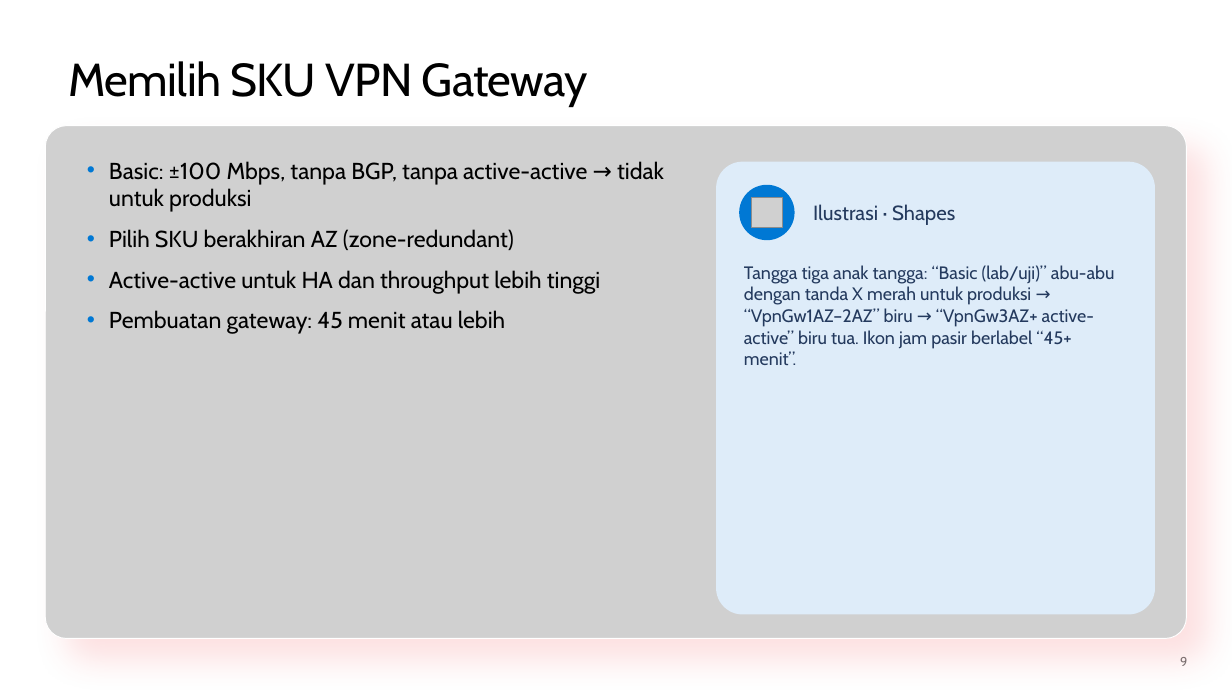
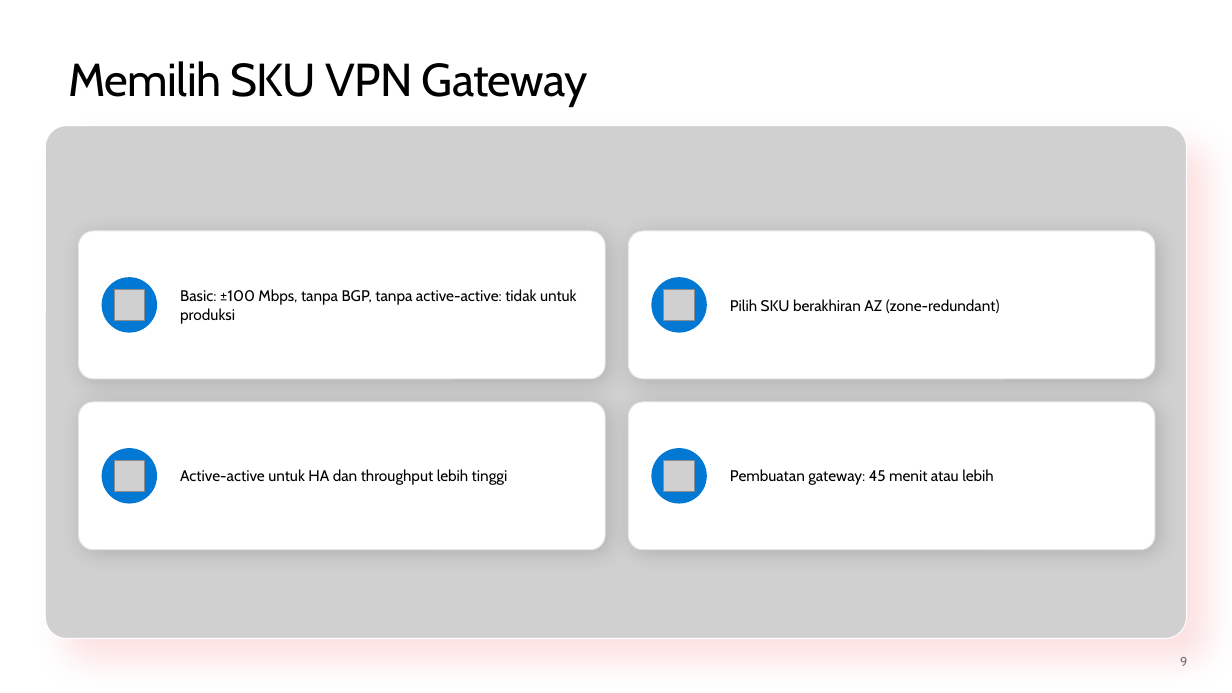
Before and after one commit to medisa-aris/azure-landing-zone-training, a slide deck: slide 9 of slides/pptx/slide_day04_hybrid-connectivity-operations.pptx. Drawn at 1232x693 pixels with LibreOffice and Linux fonts; fonts in the diff are those of the drawing; grey boxes stand for pictures; background and template pictures are left out. Boxes give left, top, right and bottom in pixels: in the first picture for what was removed or moved away, otherwise in the second. Text is boxed around its words. In the diff, an @@ line names an element or a change of style, - is before the commit and + after.

```diff
--- a/slides/pptx/slide_day04_hybrid-connectivity-operations.pptx
+++ b/slides/pptx/slide_day04_hybrid-connectivity-operations.pptx
@@ rounded rectangle removed at [716,162,1155,615] @@
@@ picture removed at [751,197,782,227] @@
@@ text removed at [813,204,955,225] @@
-Ilustrasi · Shapes
@@ rounded rectangle added at [79,231,605,379], fill #FFFFFF, outline #E6E6E6 0.75 pt @@
@@ rounded rectangle added at [628,231,1155,379], fill #FFFFFF, outline #E6E6E6 0.75 pt @@
@@ text "Basic: ±100 Mbps, tanpa BGP, ..." at [180,289,577,324]: vertical alignment top to middle @@
@@ text removed at [744,265,1115,365] @@
-Tangga tiga anak tangga: “Basic (lab/uji)” abu-abu dengan tanda X merah untuk produksi → “VpnGw1AZ–2AZ” biru → “VpnGw3AZ+ active-active” biru tua. Ikon jam pasir berlabel “45+ menit”.
@@ ellipse added at [102,277,157,333], fill #0078D4 @@
@@ picture added at [115,289,145,320] @@
@@ text at [180,289,577,324]: text changed; size 18 to 12 pt @@
-• Basic: ±100 Mbps, tanpa BGP, tanpa active-active → tidak untuk produksi
-• Pilih SKU berakhiran AZ (zone-redundant)
-• Active-active untuk HA dan throughput lebih tinggi
-• Pembuatan gateway: 45 menit atau lebih
+Basic: ±100 Mbps, tanpa BGP, tanpa active-active: tidak untuk produksi
@@ ellipse: place and size @@
-ellipse at [739,185,795,240]
+ellipse at [652,277,707,333]
@@ picture added at [664,289,694,320] @@
@@ text added at [730,299,1000,313], 12 pt, text #000000 @@
+Pilih SKU berakhiran AZ (zone-redundant)
@@ rounded rectangle added at [79,402,605,550], fill #FFFFFF, outline #E6E6E6 0.75 pt @@
@@ rounded rectangle added at [628,402,1155,550], fill #FFFFFF, outline #E6E6E6 0.75 pt @@
@@ ellipse added at [102,448,157,504], fill #0078D4 @@
@@ ellipse added at [652,448,707,504], fill #0078D4 @@
@@ picture added at [115,460,145,491] @@
@@ text added at [180,469,508,485], 12 pt, text #000000 @@
+Active-active untuk HA dan throughput lebih tinggi
@@ picture added at [664,460,694,491] @@
@@ text added at [730,469,994,485], 12 pt, text #000000 @@
+Pembuatan gateway: 45 menit atau lebih
```
Also in this commit, not shown: 51 other slides changed, 7 other files.
